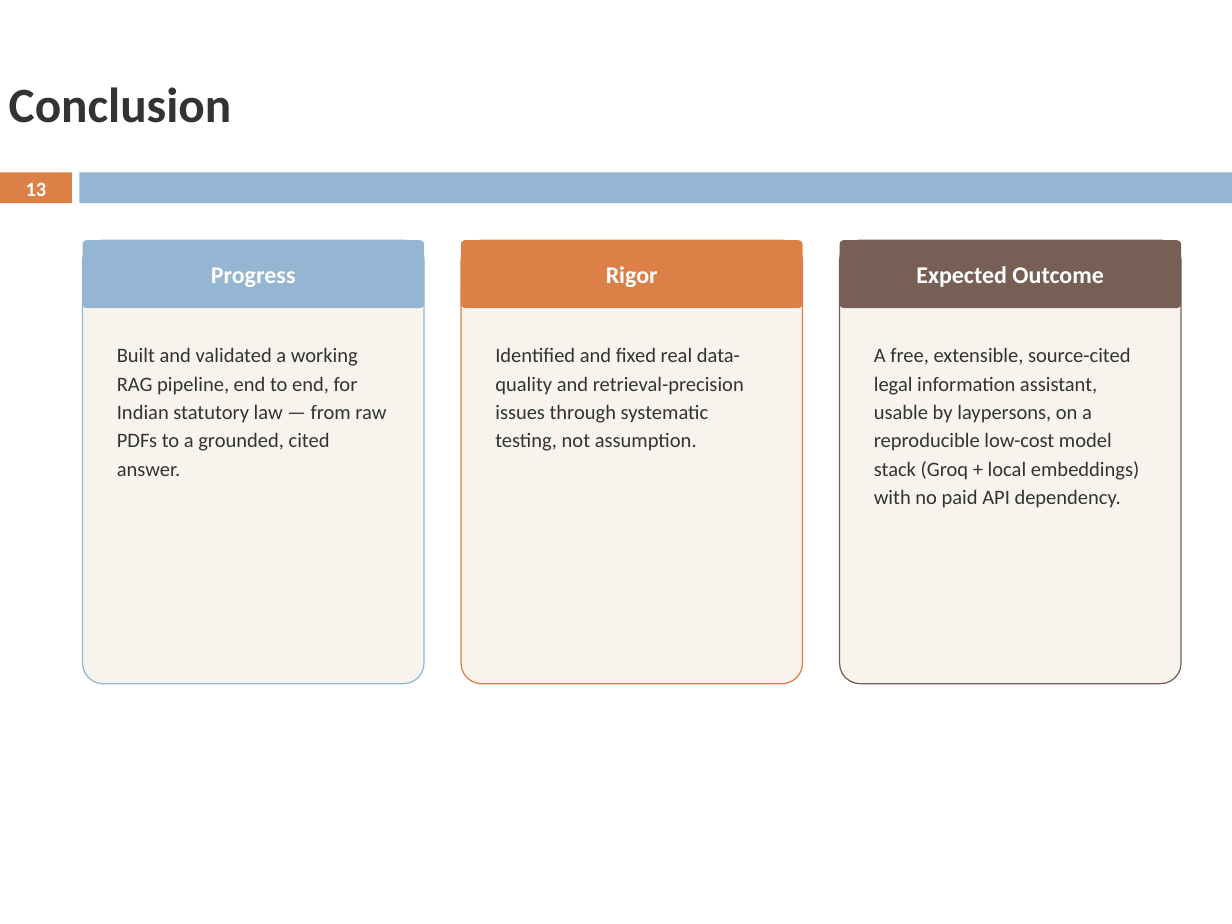
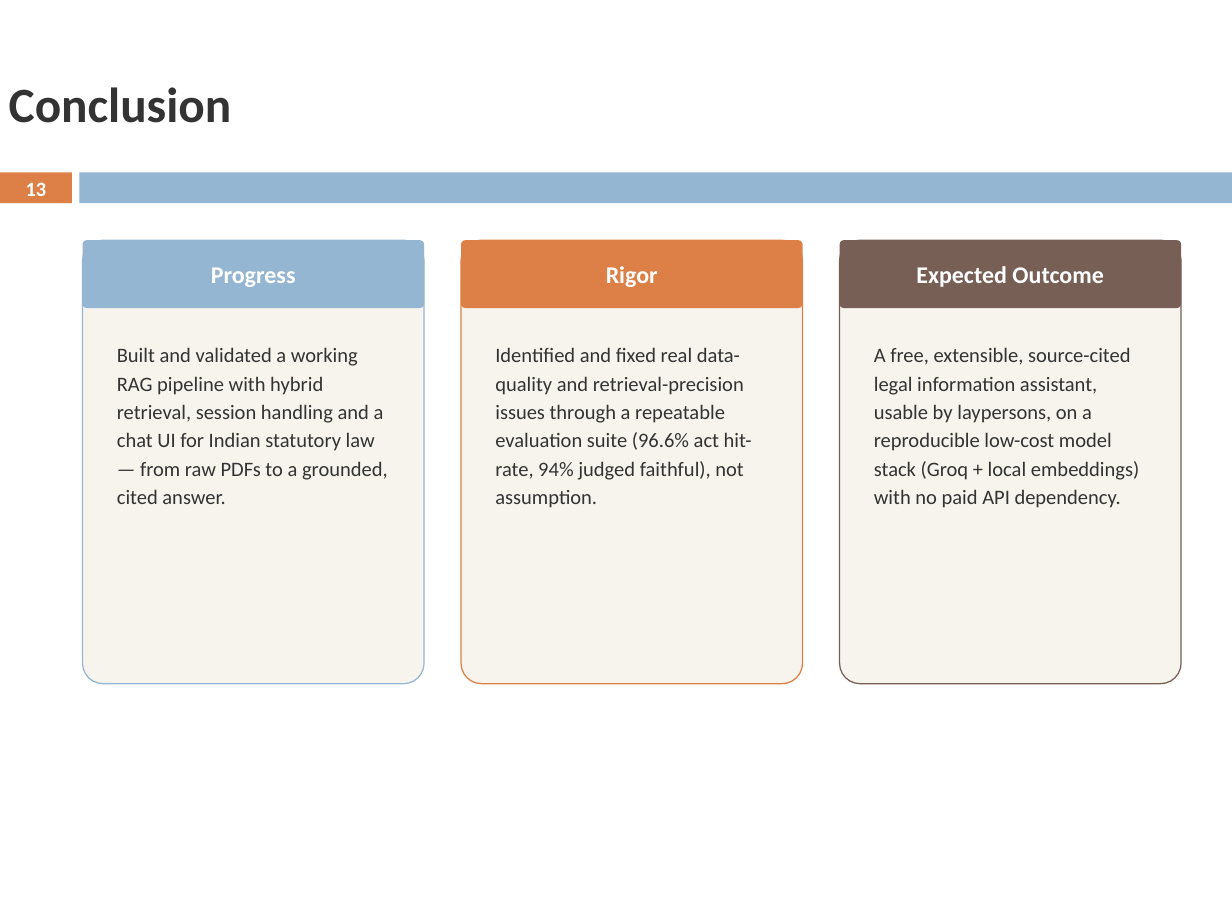
Before and after one commit to Devashish-Rawat1/LegalAssistant, a slide deck: slide 13 of docs/LegalAssistant_Presentation.pptx. Drawn at 1232x924 pixels with LibreOffice and Linux fonts; fonts in the diff are those of the drawing; background and template pictures are left out. Boxes give left, top, right and bottom in pixels: in the first picture for what was removed or moved away, otherwise in the second. Text is boxed around its words. In the diff, an @@ line names an element or a change of style, - is before the commit and + after.

```diff
--- a/docs/LegalAssistant_Presentation.pptx
+++ b/docs/LegalAssistant_Presentation.pptx
@@ text at [117, 347, 388, 504]: text changed @@
-Built and validated a working RAG pipeline, end to end, for Indian statutory law — from raw PDFs to a grounded, cited answer.
+Built and validated a working RAG pipeline with hybrid retrieval, session handling and a chat UI for Indian statutory law — from raw PDFs to a grounded, cited answer.
@@ text at [495, 347, 752, 508]: text changed @@
-Identified and fixed real data-quality and retrieval-precision issues through systematic testing, not assumption.
+Identified and fixed real data-quality and retrieval-precision issues through a repeatable evaluation suite (96.6% act hit-rate, 94% judged faithful), not assumption.
```
Also in this commit, not shown: 4 other slides changed.
